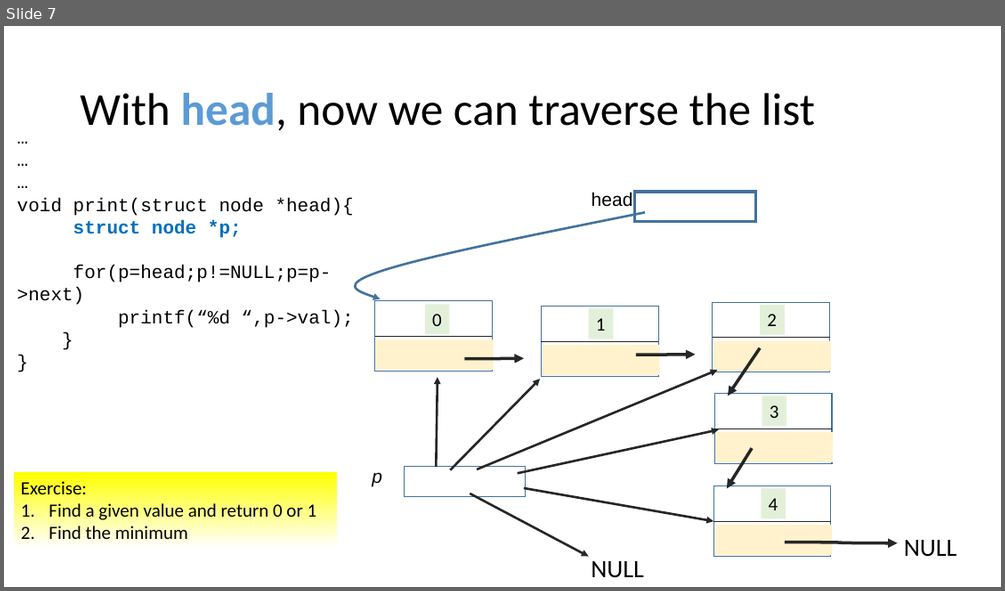
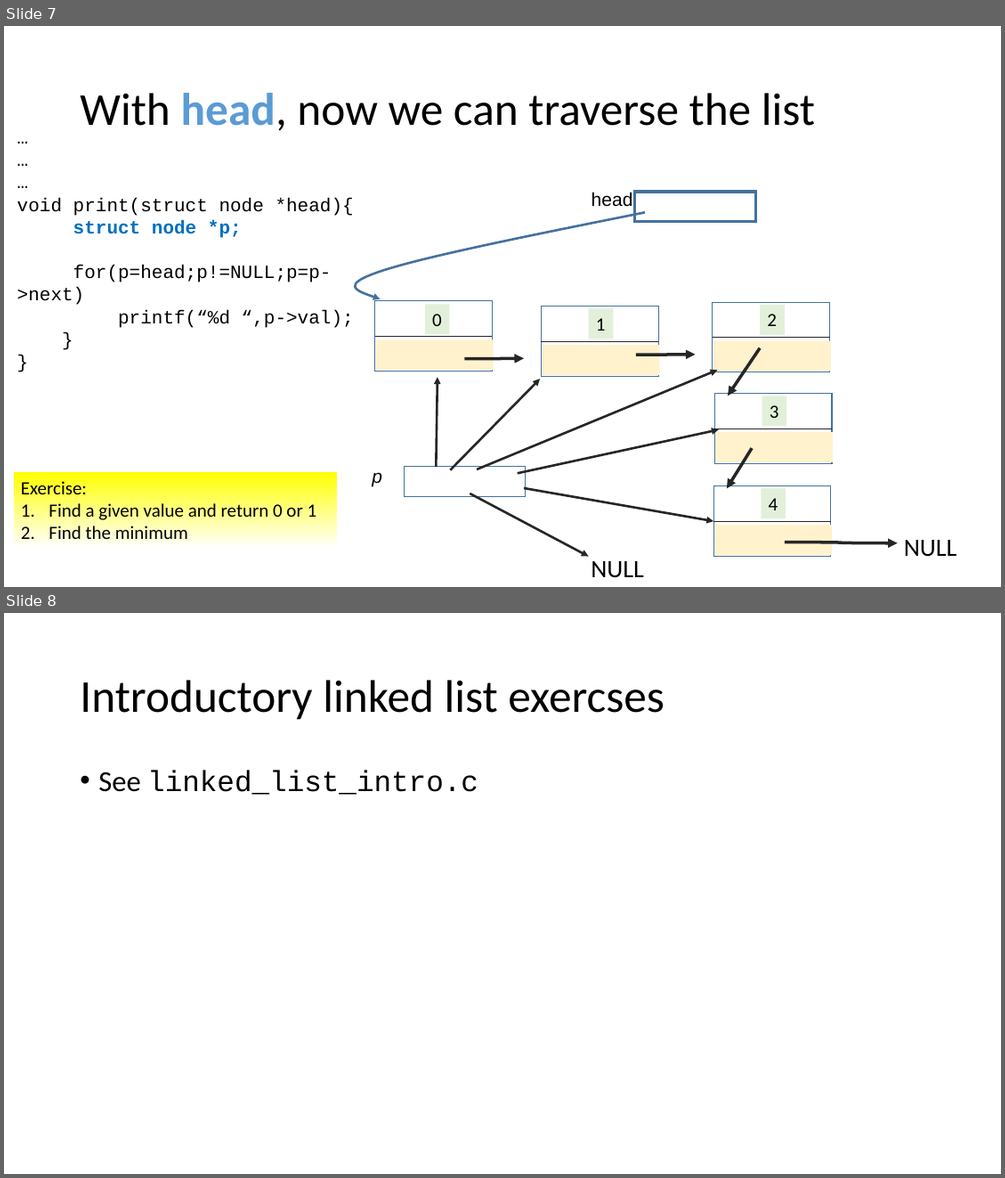
Before and after one commit to rbadrinath/FCP, a slide deck: slides/14-LinkedLists.pptx. Shown one above the other, each under a label of ours: slide 7 before the commit, slides 7 and 8 after it. The pictures are 1005x591 and 1005x1178 pixels, drawn with LibreOffice and Linux fonts; fonts in the diff are those of the drawing. Boxes give left, top, right and bottom in pixels: in the first picture for what was removed or moved away, otherwise in the second. Text is boxed around its words. In the diff, an @@ line names an element or a change of style, - is before the commit and + after.

```diff
--- a/slides/14-LinkedLists.pptx
+++ b/slides/14-LinkedLists.pptx
@@ slide 8 added at [4, 613, 1001, 1174], background #FFFFFF @@
@@ title added at [80, 680, 664, 720], 44 pt, text #000000 @@
+Introductory linked list exercses
@@ text added at [98, 770, 478, 795], 28 pt, text #000000 @@
+• See linked_list_intro.c
```
Also in this commit, not shown: 1 other slide added.
